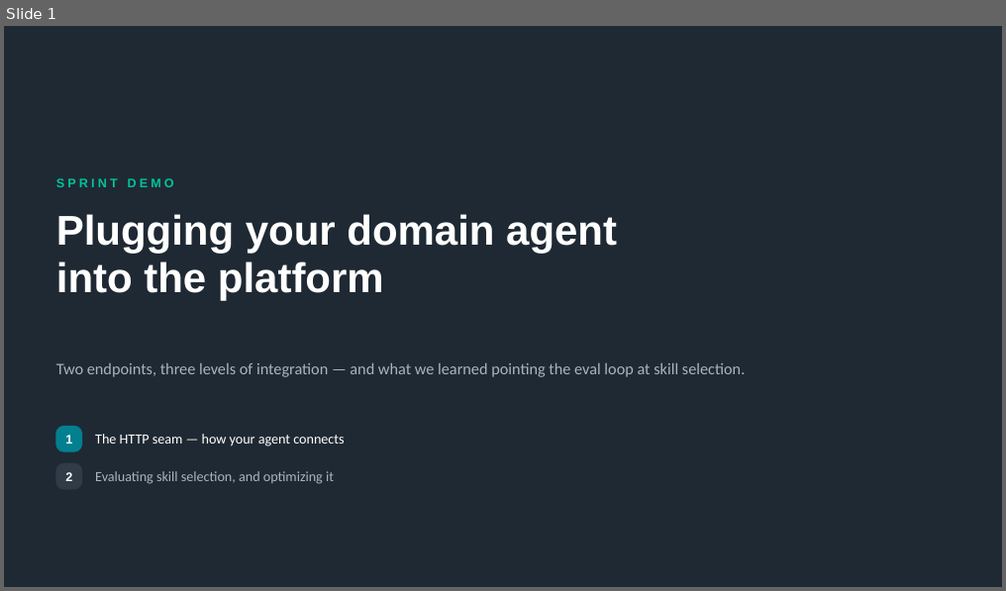
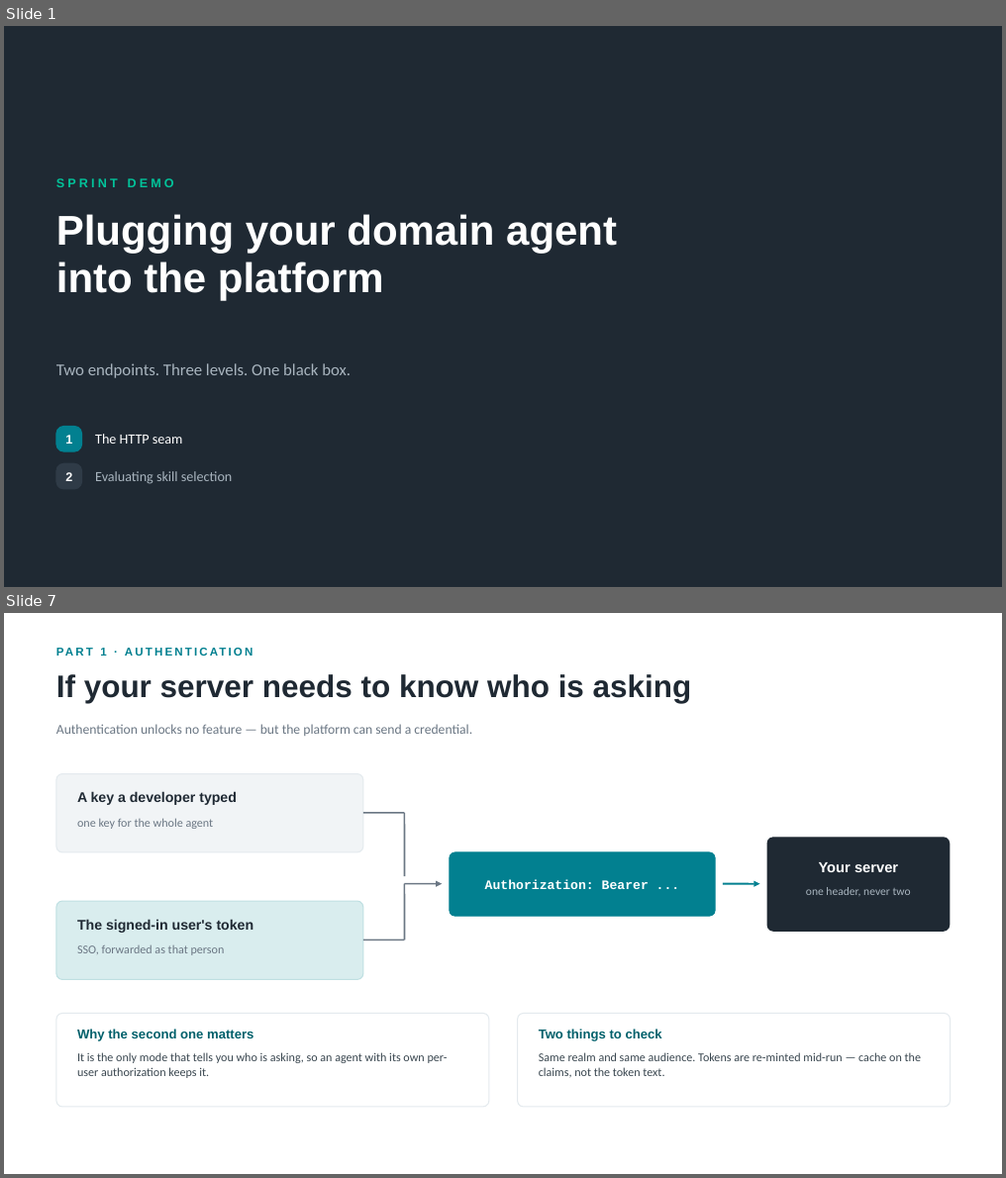
Before and after one commit to johnnyhwu/agent-optimization, a slide deck: presentation/sprint-demo.pptx. Shown one above the other, each under a label of ours: slide 1 before the commit, slides 1 and 7 after it; the slides between them are not shown. The pictures are 1006x591 and 1006x1178 pixels, drawn with LibreOffice and Linux fonts; fonts in the diff are those of the drawing. Boxes give left, top, right and bottom in pixels: in the first picture for what was removed or moved away, otherwise in the second. Text is boxed around its words. In the diff, an @@ line names an element or a change of style, - is before the commit and + after.

```diff
--- a/presentation/sprint-demo.pptx
+++ b/presentation/sprint-demo.pptx
@@ slide 7 added at (4, 613, 1002, 1174), background #FFFFFF @@
@@ text added at (100, 648, 106, 656), 11 pt, text #028090, bold @@
+PART 1 · AUTHENTICATION
@@ text added at (56, 674, 692, 703), 30 pt, text #1F2933, bold @@
+If your server needs to know who is asking
@@ text added at (56, 724, 472, 736), 13 pt, text #6B7784 @@
+Authentication unlocks no feature — but the platform can send a credential.
@@ rounded rectangle added at (56, 774, 363, 853), fill #F1F4F6, outline #E4EAEE 1 pt @@
@@ text added at (77, 791, 237, 805), 13.5 pt, text #1F2933, bold @@
+A key a developer typed
@@ text added at (77, 818, 214, 829), 11.5 pt, text #6B7784 @@
+one key for the whole agent
@@ line added from (363, 813) to (405, 813), #6B7784 1.5 pt @@
@@ line added from (405, 813) to (405, 876), #6B7784 1.5 pt @@
@@ rounded rectangle added at (767, 838, 949, 931), fill #1F2933, outline #1F2933 1 pt @@
@@ rounded rectangle added at (450, 853, 715, 916), fill #028090, outline #028090 1 pt @@
@@ text added at (485, 879, 648, 889), 12.5 pt, text #FFFFFF, bold @@
+Authorization: Bearer ...
@@ text added at (819, 862, 898, 872), 14 pt, text #FFFFFF, bold @@
+Your server
@@ rounded rectangle added at (56, 901, 363, 980), fill #D9EDEE, outline #BFE0E2 1 pt @@
@@ line added from (405, 884) to (405, 940), #6B7784 1.5 pt @@
@@ arrow added from (405, 884) to (442, 884), #6B7784 1.5 pt @@
@@ arrow added from (723, 884) to (760, 884), #028090 1.75 pt @@
@@ text added at (806, 887, 911, 896), 11 pt, text #A8B4BE @@
+one header, never two
@@ text added at (77, 919, 254, 933), 13.5 pt, text #1F2933, bold @@
+The signed-in user's token
@@ text added at (77, 946, 225, 956), 11.5 pt, text #6B7784 @@
+SSO, forwarded as that person
@@ line added from (363, 940) to (405, 940), #6B7784 1.5 pt @@
@@ rounded rectangle added at (56, 1014, 489, 1107), fill #FFFFFF, outline #E4EAEE 1 pt @@
@@ rounded rectangle added at (518, 1014, 950, 1107), fill #FFFFFF, outline #E4EAEE 1 pt @@
@@ text added at (77, 1029, 253, 1042), 12.5 pt, text #01606B, bold @@
+Why the second one matters
@@ text added at (77, 1053, 448, 1078), 11.5 pt, text #3A4750 @@
+It is the only mode that tells you who is asking, so an agent with its own per-user authorization keeps it.
@@ text added at (539, 1029, 662, 1042), 12.5 pt, text #01606B, bold @@
+Two things to check
@@ text added at (539, 1053, 921, 1078), 11.5 pt, text #3A4750 @@
+Same realm and same audience. Tokens are re-minted mid-run — cache on the claims, not the token text.
@@ slide 1 changed as well @@
@@ text at (56, 364, 350, 378): text changed; size 15.5 to 16 pt @@
-Two endpoints, three levels of integration — and what we learned pointing the eval loop at skill selection.
+Two endpoints. Three levels. One black box.
@@ text at (95, 434, 183, 444): text changed @@
-The HTTP seam — how your agent connects
+The HTTP seam
@@ text at (95, 472, 232, 484): text changed @@
-Evaluating skill selection, and optimizing it
+Evaluating skill selection
```
Also in this commit, not shown: 7 other slides changed, 2 other slides added, 2 slides removed, 2 other files.
